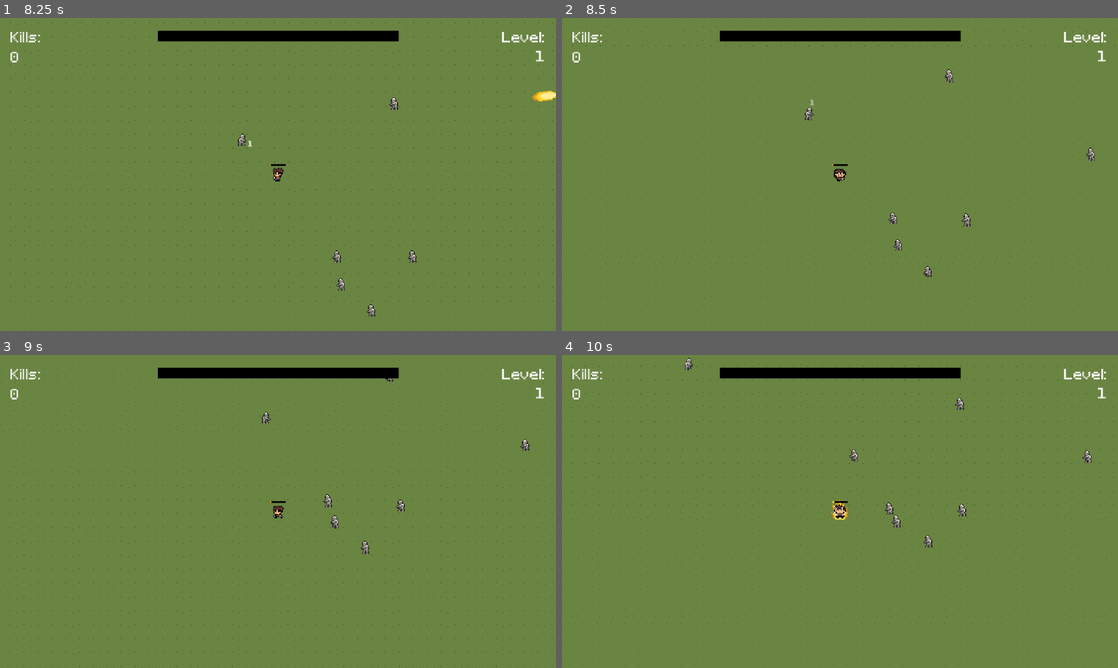
Above: before the commit, frames 1-4 (two rows, left to right).
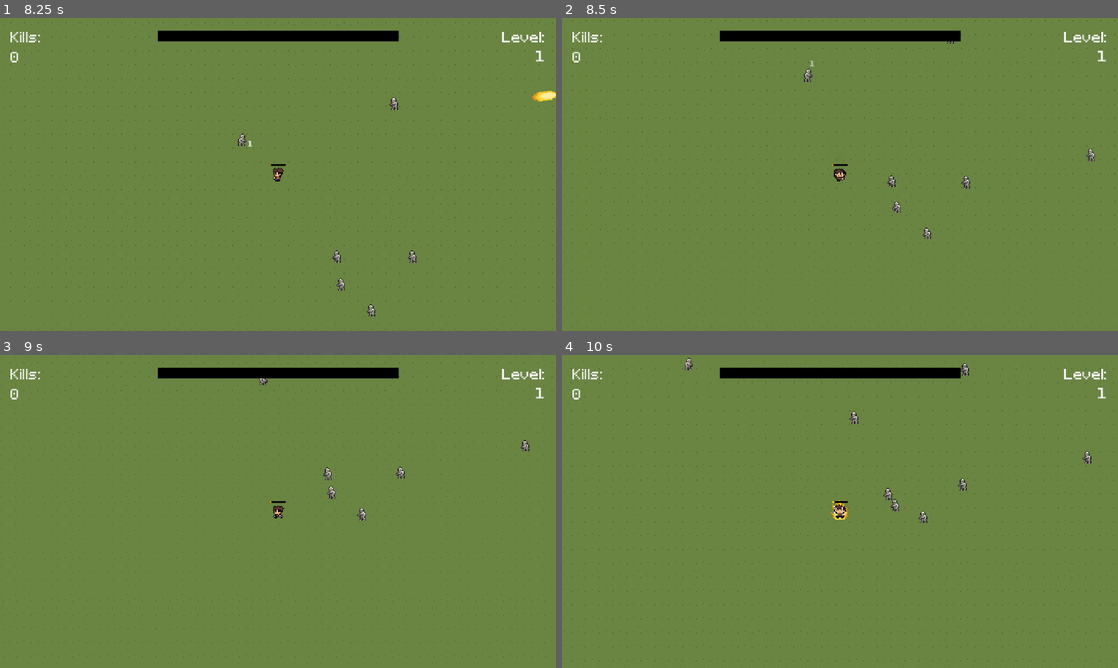
Above: after the commit, the same moments.

Repository: mp1707/godot-survivors-game
Game: Godot game, scene res://scenes/main.tscn
Same seed, same stepped clock (60 frames per second), same inputs: the game is played once before the commit and once after it.
Inputs (mouse positions are in pixels of both pictures, inside the frame that each line leads up to):
- Up to frame 1 (8.25 s): tap Enter at 0.5 s; move the mouse to (400, 158) at 0.52 s; hold D (move_right) 0.53-1.25 s; hold R (charging) 0.53-1.25 s; click (400, 158) at 0.67 s; tap Space (dash, bound only after the commit) at 0.8, 1.25, 2.3, 3.8, 5.3, 6.8 s; drag from (166, 190) to (250, 237) at 1.27 s; move the mouse to (333, 105) at 2.02 s; hold D (move_right) 2.03-2.75 s; hold E (active_ability) 2.03-2.75 s; drag from (250, 237) to (489, 64) at 2.77 s; move the mouse to (444, 221) at 3.52 s; hold A (move_left) 3.53-4.25 s; hold F (charging_2) 3.53-4.25 s; drag from (111, 127) to (278, 146) at 4.27 s; move the mouse to (305, 174) at 5.02 s; hold Down (move_down) 5.03-5.75 s; hold R (charging) 5.03-5.75 s; click (305, 174) at 5.17 s; drag from (194, 96) to (166, 190) at 5.77 s; move the mouse to (400, 158) at 6.52 s; hold W (move_up) 6.53-7.25 s; hold E (active_ability) 6.53-7.25 s; drag from (166, 190) to (544, 243) at 7.27 s; move the mouse to (333, 105) at 8.02 s; hold Down (move_down) from 8.03 s (still down); hold F (charging_2) from 8.03 s (still down)
- Up to frame 2 (8.5 s): keep holding Down (move_down); keep holding F (charging_2); tap Space (dash, bound only after the commit) at 8.3 s
- Up to frame 3 (9 s): release Down (move_down) at 8.75 s; release F (charging_2) at 8.75 s; drag from (250, 574) to (111, 464) at 8.77 s
- Up to frame 4 (10 s): move the mouse to (1006, 558) at 9.52 s; hold W (move_up) from 9.53 s (still down); hold R (charging) from 9.53 s (still down); click (1006, 558) at 9.67 s; tap Space (dash, bound only after the commit) at 9.8 s

Frame 1 is identical in both runs. In frame 2, 0.8% of the frame differs, in the area x 1-100%, y 0-83%; in frame 3, 1.2%; in frame 4, 1.4%, in the area x 0-100%, y 2-98%.

Commit message:
feat: implement player dash mechanic with afterimage effects

Diff:
--- a/project.godot
+++ b/project.godot
@@ -73,6 +73,11 @@
 "events": [Object(InputEventKey,"resource_local_to_scene":false,"resource_name":"","device":-1,"window_id":0,"alt_press …(192 unchanged characters)…
 ]
 }
+dash={
+"deadzone": 0.2,
+"events": [Object(InputEventKey,"resource_local_to_scene":false,"resource_name":"","device":-1,"window_id":0,"alt_pressed":false,"shift_pressed":false,"ctrl_pressed":false,"meta_pressed":false,"pressed":false,"keycode":0,"physical_keycode":32,"key_label":0,"unicode":32,"location":0,"echo":false,"script":null)
+]
+}
 
 [physics]
 
--- a/scenes/player.tscn
+++ b/scenes/player.tscn
@@ -9,6 +9,7 @@
 [ext_resource type="Script" uid="uid://b0d0cwll5ixrt" path="res://scripts/player/player_ui_controller.gd" id="5_a0uic"]
 [ext_resource type="Script" uid="uid://bndpiyx3ivqye" path="res://scripts/player/player_weapon_system.gd" id="5_weaponsys"]
 [ext_resource type="Script" uid="uid://dspmw2hwcg8xv" path="res://scripts/player/player_progression.gd" id="6_progression"]
+[ext_resource type="Script" uid="uid://pbke5jiccsby" path="res://scripts/player/dash_afterimage_vfx.gd" id="8_dash_vfx"]
 [ext_resource type="AudioStream" uid="uid://8xarplpl1jj6" path="res://art/audio/aura/aura_loop.wav" id="9_3v2ag"]
 [ext_resource type="AudioStream" uid="uid://cxdyxse5yl426" path="res://art/audio/weapons/laser_charging.wav" id="10_jej6c"]
 [ext_resource type="AudioStream" uid="uid://cku2veck1v4hf" path="res://art/audio/weapons/small_laser_shot.wav" id="11_f1ej7"]
@@ -283,6 +284,9 @@
 [node name="Progression" type="Node" parent="." unique_id=813944325]
 script = ExtResource("6_progression")
 
+[node name="DashAfterimageVfx" type="Node" parent="." unique_id=1563321840]
+script = ExtResource("8_dash_vfx")
+
 [node name="ChargeLoopPlayer" type="AudioStreamPlayer" parent="." unique_id=798859231]
 stream = ExtResource("9_3v2ag")
 volume_db = -8.0
--- /dev/null
+++ b/scripts/player/dash_afterimage_vfx.gd
@@ -0,0 +1,47 @@
+extends Node
+class_name DashAfterimageVfx
+
+@export var afterimage_z_index: int = 100
+
+func spawn_from(source_sprite: AnimatedSprite2D, tint: Color, alpha: float, lifetime: float) -> void:
+	if source_sprite == null:
+		return
+	if lifetime <= 0.0:
+		return
+
+	var tree: SceneTree = get_tree()
+	if tree == null or tree.current_scene == null:
+		return
+
+	var frame_texture: Texture2D = _get_current_frame_texture(source_sprite)
+	if frame_texture == null:
+		return
+
+	var afterimage: Sprite2D = Sprite2D.new()
+	afterimage.texture = frame_texture
+	afterimage.centered = true
+	afterimage.global_position = source_sprite.global_position
+	afterimage.global_rotation = source_sprite.global_rotation
+	afterimage.flip_h = source_sprite.flip_h
+	afterimage.scale = source_sprite.global_scale
+	afterimage.z_as_relative = false
+	afterimage.z_index = afterimage_z_index
+	afterimage.modulate = Color(tint.r, tint.g, tint.b, clampf(alpha, 0.0, 1.0))
+	tree.current_scene.add_child(afterimage)
+
+	var fade_tween: Tween = afterimage.create_tween()
+	fade_tween.tween_property(afterimage, "modulate:a", 0.0, lifetime)
+	fade_tween.finished.connect(afterimage.queue_free)
+
+func _get_current_frame_texture(source_sprite: AnimatedSprite2D) -> Texture2D:
+	if source_sprite.sprite_frames == null:
+		return null
+
+	var frames: SpriteFrames = source_sprite.sprite_frames
+	var animation_name: StringName = source_sprite.animation
+	var frame_count: int = frames.get_frame_count(animation_name)
+	if frame_count <= 0:
+		return null
+
+	var frame_index: int = clampi(source_sprite.frame, 0, frame_count - 1)
+	return frames.get_frame_texture(animation_name, frame_index)
--- a/scripts/player/player.gd
+++ b/scripts/player/player.gd
@@ -23,6 +23,13 @@
 @export var speed: float = 150.0
 @export var shoot_anim_duration: float = 0.3
 @export var mouse_move_deadzone: float = 6.0
+@export var dash_distance: float = 60.0
+@export var dash_speed: float = 700.0
+@export var dash_cooldown: float = 0.4
+@export var dash_afterimage_interval: float = 0.02
+@export var dash_afterimage_lifetime: float = 0.12
+@export var dash_afterimage_alpha: float = 0.6
+@export var dash_afterimage_tint: Color = Color(0.8, 0.9, 1.0, 1.0)
 
 @onready var _animated_sprite: AnimatedSprite2D = $AnimatedSprite2D as AnimatedSprite2D
 @onready var _aura_sprite: AnimatedSprite2D = $AuraSprite as AnimatedSprite2D
@@ -30,6 +37,7 @@
 @onready var _weapon_system: PlayerWeaponSystem = $WeaponSystem as PlayerWeaponSystem
 @onready var _mana_charge_loop_player: AudioStreamPlayer = $ChargeLoopPlayer as AudioStreamPlayer
 @onready var _progression: PlayerProgression = $Progression as PlayerProgression
+@onready var _dash_afterimage_vfx: DashAfterimageVfx = $DashAfterimageVfx as DashAfterimageVfx
 
 var _shoot_anim_time_left: float = 0.0
 var _health: int = 0
@@ -37,6 +45,11 @@
 var _mana: float = 0.0
 var _is_dead: bool = false
 var _is_ki_charging: bool = false
+var _dash_cooldown_left: float = 0.0
+var _is_dashing: bool = false
+var _dash_direction: Vector2 = Vector2.ZERO
+var _dash_distance_left: float = 0.0
+var _dash_afterimage_timer: float = 0.0
 
 func _ready() -> void:
 	_health = max_health
@@ -61,10 +74,14 @@
 
 	if _damage_invuln_left > 0.0:
 		_damage_invuln_left = max(_damage_invuln_left - delta, 0.0)
+	if _dash_cooldown_left > 0.0:
+		_dash_cooldown_left = max(_dash_cooldown_left - delta, 0.0)
 
 	_hit_reaction.physics_step(delta)
-
-	_is_ki_charging = Input.is_action_pressed("charging") and not _weapon_system.is_charging()
+	if not _is_dashing:
+		_try_start_dash()
+
+	_is_ki_charging = (not _is_dashing) and Input.is_action_pressed("charging") and not _weapon_system.is_charging()
 
 	if _is_ki_charging:
 		_aura_sprite.visible = true
@@ -104,7 +121,7 @@
 		_weapon_system.physics_update(delta)
 	_update_shoot_anim_timer(delta)
 
-	if _weapon_system.is_charging():
+	if _weapon_system.is_charging() and not _is_dashing:
 		velocity = _hit_reaction.add_to_velocity(Vector2.ZERO)
 		if _weapon_system.is_charging_energy_ball():
 			_animated_sprite.animation = "hands_up"
@@ -113,6 +130,10 @@
 			_set_shoot_animation(_weapon_system.get_aim_direction())
 			_animated_sprite.play()
 		move_and_slide()
+		return
+
+	if _is_dashing:
+		_update_dash(delta)
 		return
 
 	var input_vector: Vector2 = _get_movement_input_vector()
@@ -167,6 +188,80 @@
 			return to_mouse.normalized()
 	return _get_keyboard_input_vector()
 
+func _try_start_dash() -> bool:
+	if not Input.is_action_just_pressed("dash"):
+		return false
+	if _dash_cooldown_left > 0.0:
+		return false
+	if _weapon_system.is_charging() or Input.is_action_pressed("charging"):
+		return false
+
+	var dash_dir: Vector2 = _get_dash_direction()
+	if dash_dir == Vector2.ZERO:
+		return false
+
+	_is_dashing = true
+	_dash_direction = dash_dir
+	_dash_distance_left = dash_distance
+	_dash_afterimage_timer = _get_dash_afterimage_interval()
+	_dash_cooldown_left = dash_cooldown
+	_spawn_dash_afterimage()
+	return true
+
+func _get_dash_direction() -> Vector2:
+	var input_direction: Vector2 = _get_movement_input_vector().normalized()
+	if input_direction.length_squared() > 0.0001:
+		return input_direction
+	return Vector2.ZERO
+
+func _update_dash(delta: float) -> void:
+	if not _is_dashing:
+		return
+	if delta <= 0.0:
+		_finish_dash()
+		return
+
+	var step_distance: float = min(dash_speed * delta, _dash_distance_left)
+	if step_distance <= 0.0:
+		_finish_dash()
+		return
+
+	velocity = _dash_direction * (step_distance / delta)
+	move_and_slide()
+
+	_dash_distance_left = max(_dash_distance_left - step_distance, 0.0)
+	if get_slide_collision_count() > 0 and get_last_motion().length_squared() <= 0.0001:
+		_dash_distance_left = 0.0
+
+	_dash_afterimage_timer -= delta
+	var interval: float = _get_dash_afterimage_interval()
+	while _dash_afterimage_timer <= 0.0:
+		_spawn_dash_afterimage()
+		_dash_afterimage_timer += interval
+
+	if _dash_distance_left <= 0.0:
+		_finish_dash()
+
+func _finish_dash() -> void:
+	_is_dashing = false
+	_dash_direction = Vector2.ZERO
+	_dash_distance_left = 0.0
+	_dash_afterimage_timer = 0.0
+	velocity = Vector2.ZERO
+
+func _get_dash_afterimage_interval() -> float:
+	return max(dash_afterimage_interval, 0.01)
+
+func _spawn_dash_afterimage() -> void:
+	if _dash_afterimage_vfx == null:
+		return
+	_dash_afterimage_vfx.spawn_from(
+		_animated_sprite,
+		dash_afterimage_tint,
+		dash_afterimage_alpha,
+		dash_afterimage_lifetime
+	)
+
 func apply_damage(amount: int, source_world_position: Vector2) -> void:
 	if amount <= 0:
 		return
@@ -179,6 +274,7 @@
 
 	if _health == 0:
 		_is_dead = true
+		_finish_dash()
 		_set_mana_charge_loop_playing(false)
 		_weapon_system.cancel_charge()
 		var attack_timer: Timer = $AttackTimer as Timer
Not shown, added: scripts/player/dash_afterimage_vfx.gd.uid
